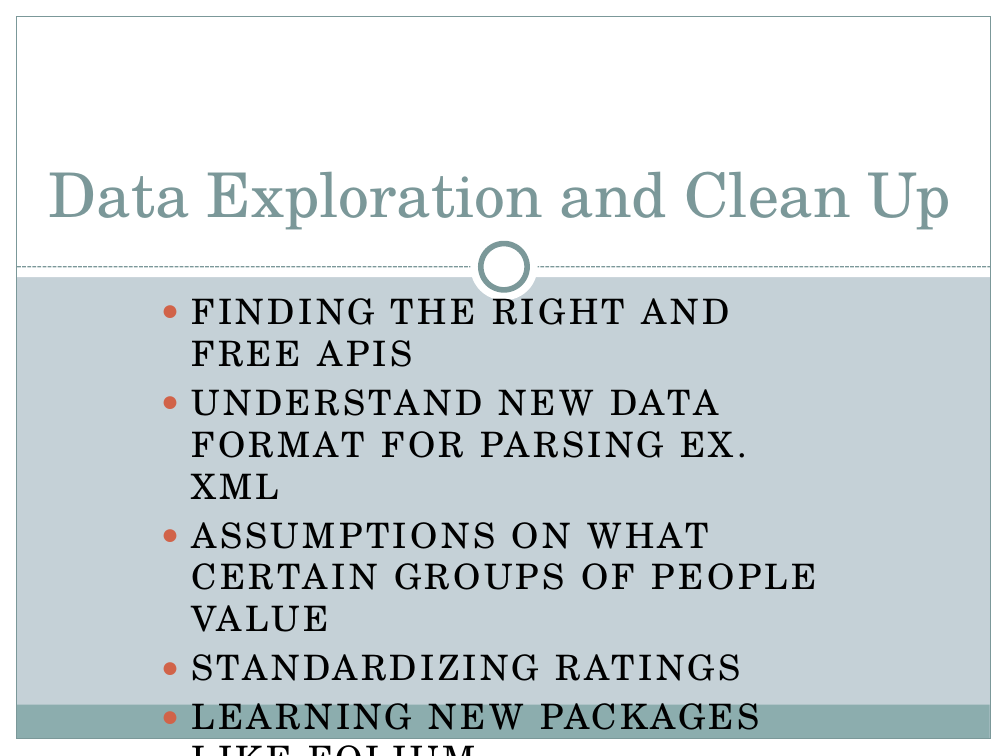
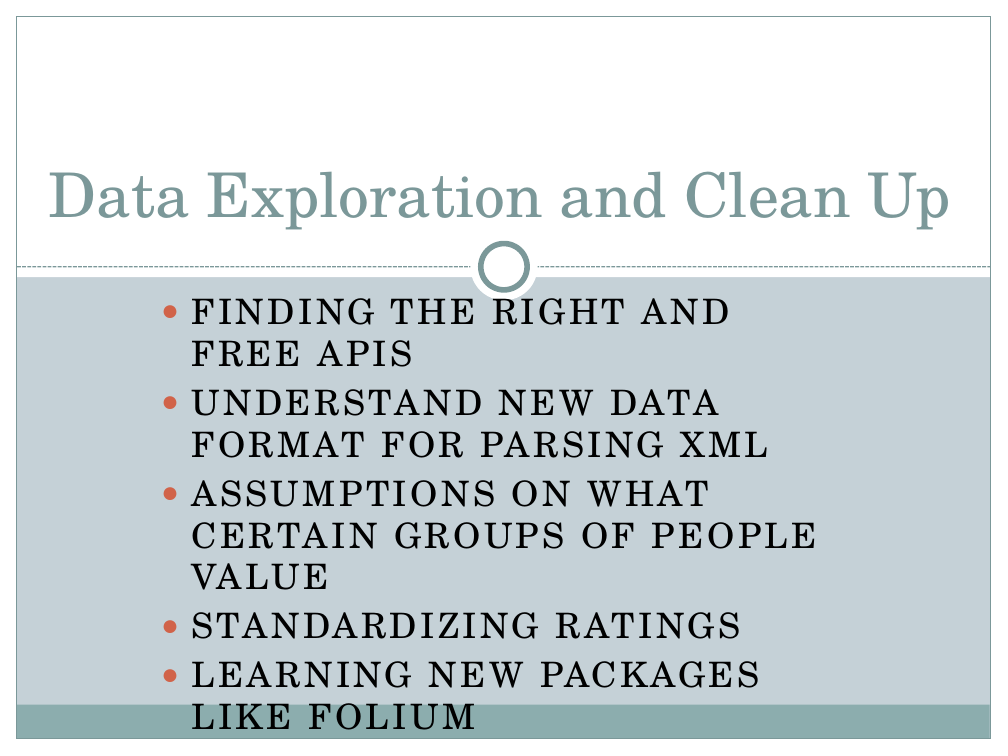
Before and after one commit to JoeDReynolds/yrelocate, a slide deck: slide 4 of Presentation/Project One Presentation.pptx (slide 9 before the commit). Drawn at 1008x756 pixels with LibreOffice and Linux fonts; fonts in the diff are those of the drawing. Boxes give left, top, right and bottom in pixels: in the first picture for what was removed or moved away, otherwise in the second. Text is boxed around its words. In the diff, an @@ line names an element or a change of style, - is before the commit and + after.

Commit message:
Changes

```diff
--- a/Presentation/Project One Presentation.pptx
+++ b/Presentation/Project One Presentation.pptx
@@ subtitle at <box>191,389,768,458</box>: text changed @@
-● UNDERSTAND NEW DATA FORMAT FOR PARSING EX. XML
+● UNDERSTAND NEW DATA FORMAT FOR PARSING XML
```
